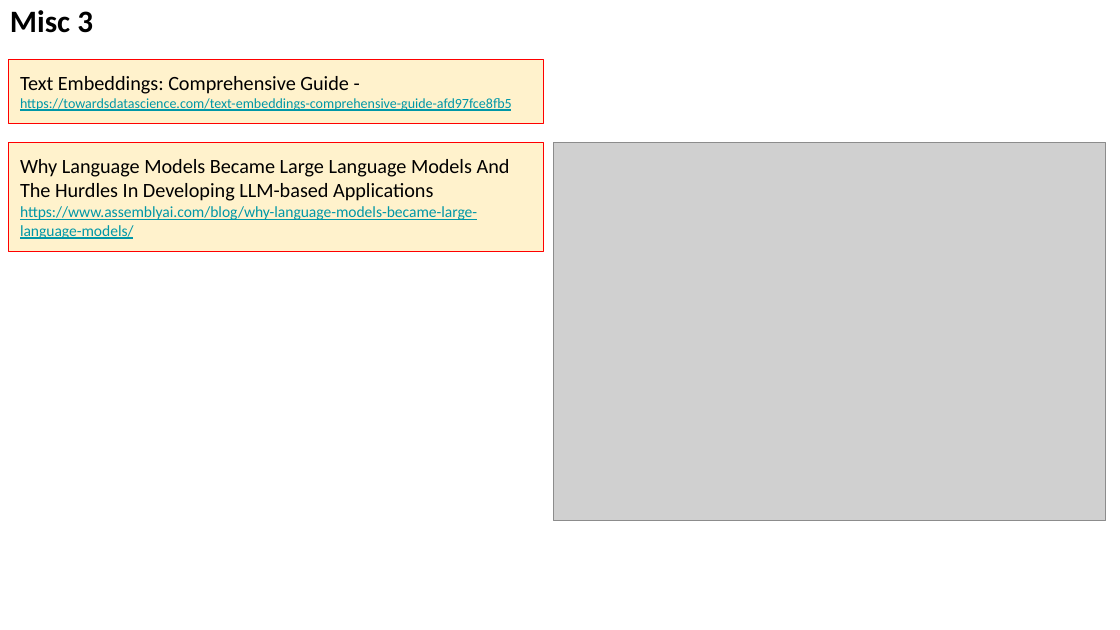
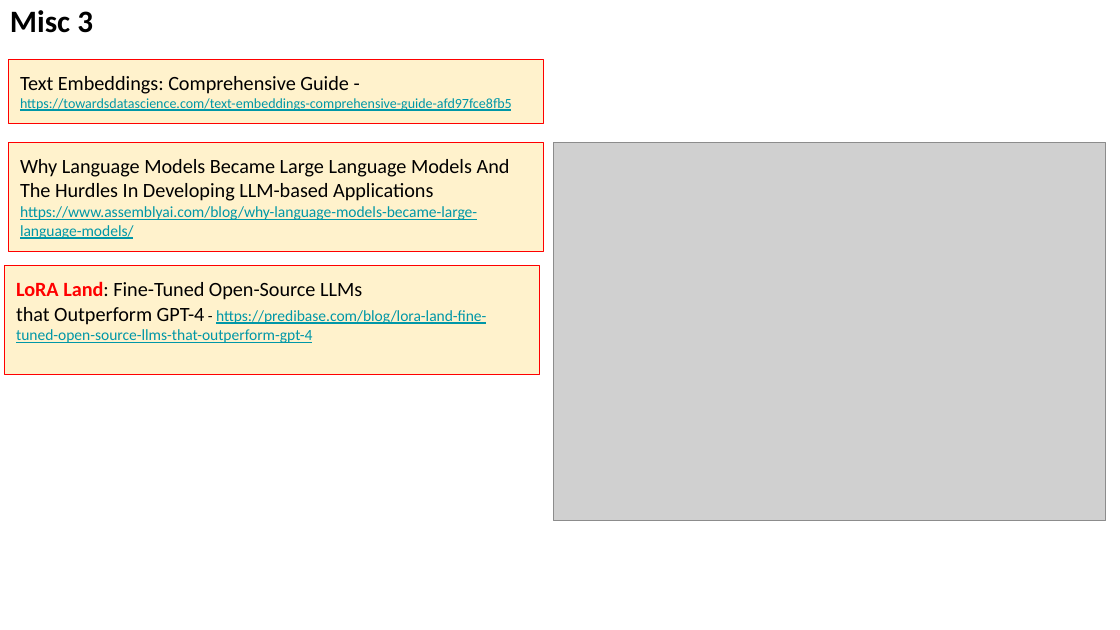
Before and after one commit to lselector/seminar, a slide deck: slide 11 of 2024/2024-02-23-AI-Updates.pptx. Drawn at 1120x630 pixels with LibreOffice and Linux fonts; fonts in the diff are those of the drawing; grey boxes stand for pictures. Boxes give left, top, right and bottom in pixels: in the first picture for what was removed or moved away, otherwise in the second. Text is boxed around its words. In the diff, an @@ line names an element or a change of style, - is before the commit and + after.

```diff
--- a/2024/2024-02-23-AI-Updates.pptx
+++ b/2024/2024-02-23-AI-Updates.pptx
@@ rectangle added at [4,265,539,375], fill #FFF2CC, outline #FF0000 0.75 pt, 10 pt, text #0097A7, underline @@
+LoRA Land: Fine-Tuned Open-Source LLMs
+that Outperform GPT-4 - https://predibase.com/blog/lora-land-fine-tuned-open-source-llms-that-outperform-gpt-4
```
Also in this commit, not shown: 5 other slides changed, 2 slides added.
